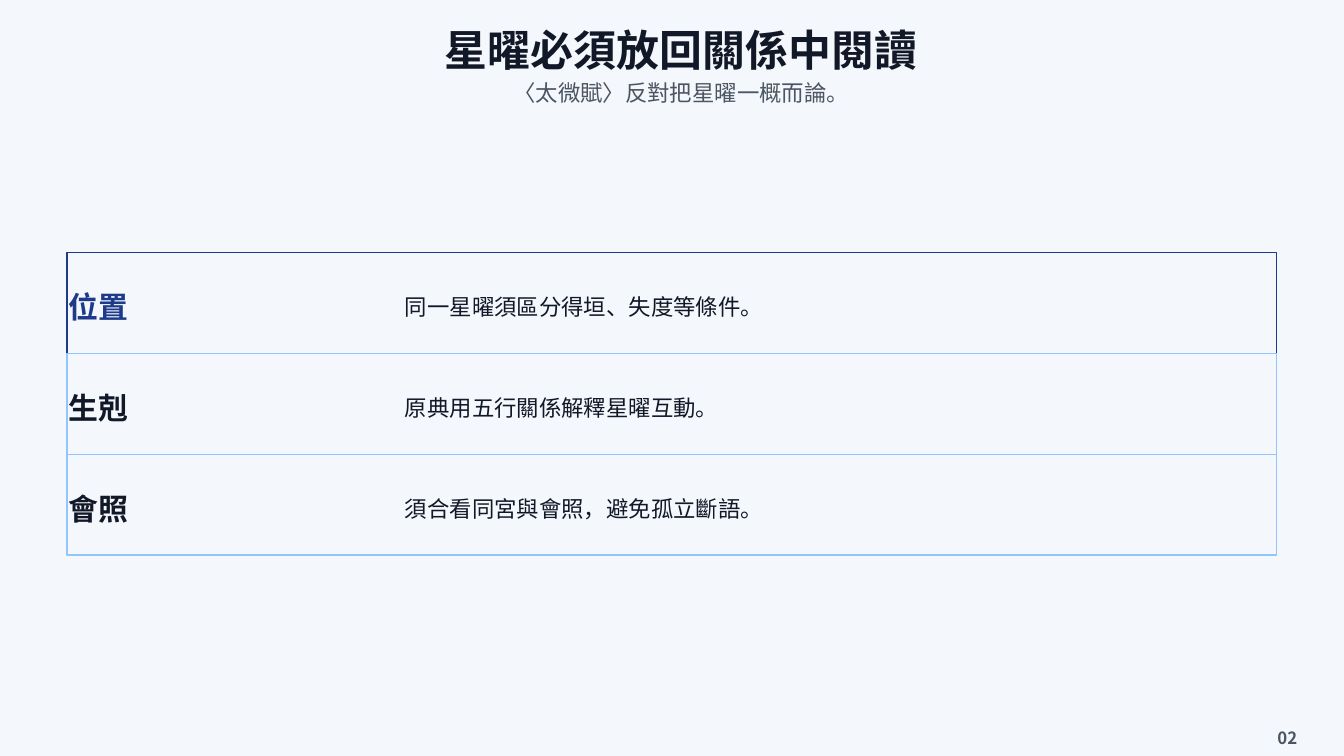
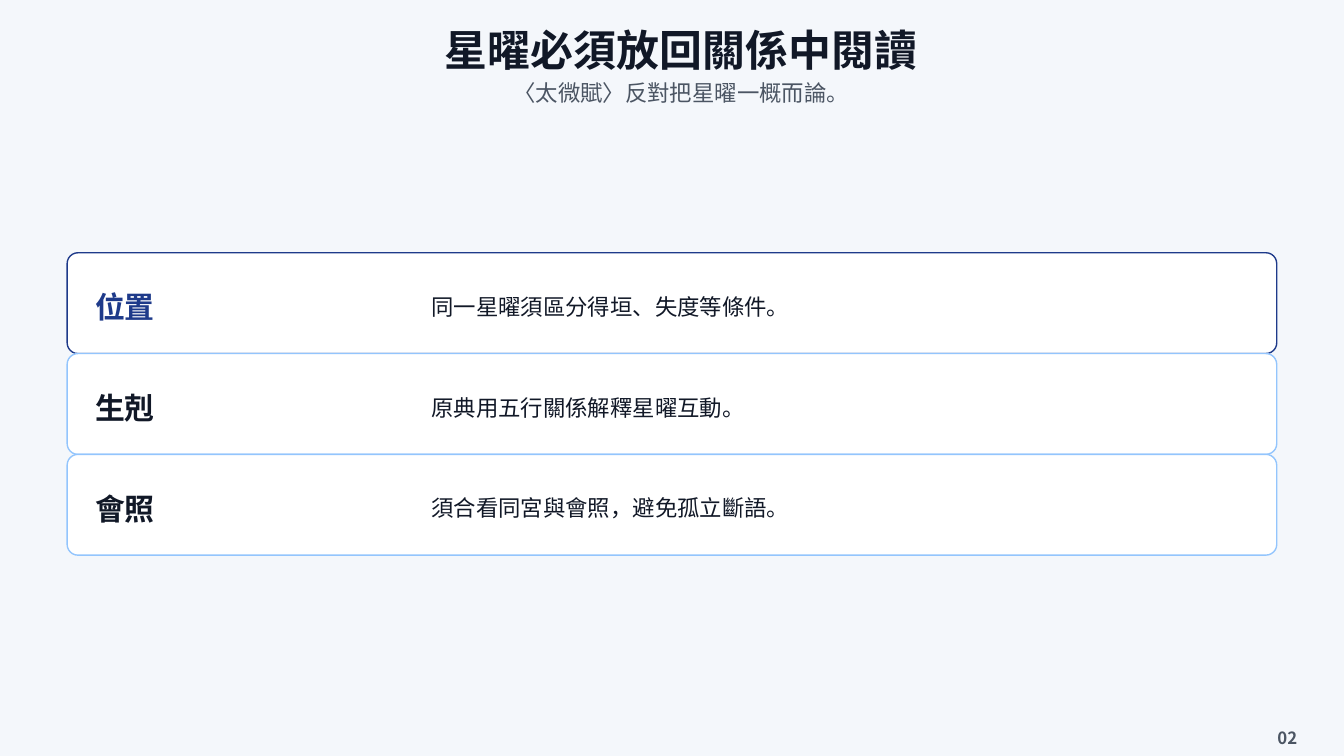
Before and after one commit to estrella123456789/S, a slide deck: slide 3 of exports/ziwei-reading.pptx. Drawn at 1344x756 pixels with LibreOffice and Linux fonts; fonts in the diff are those of the drawing; background and template pictures are left out. Boxes give left, top, right and bottom in pixels: in the first picture for what was removed or moved away, otherwise in the second. Text is boxed around its words. In the diff, an @@ line names an element or a change of style, - is before the commit and + after.

```diff
--- a/exports/ziwei-reading.pptx
+++ b/exports/ziwei-reading.pptx
@@ text "同一星曜須區分得垣、失度等條件。" moved from (x1=405, y1=296, x2=763, y2=317) to (x1=431, y1=296, x2=789, y2=317) @@
@@ text "原典用五行關係解釋星曜互動。" moved from (x1=405, y1=397, x2=718, y2=418) to (x1=431, y1=397, x2=744, y2=418) @@
@@ rectangle to rounded rectangle; fill none to #FFFFFF in 3 elements at (x1=67, y1=253, x2=1277, y2=353), (x1=67, y1=353, x2=1277, y2=454), (x1=67, y1=454, x2=1277, y2=555) @@
@@ 3 texts moved together from (x1=69, y1=292, x2=129, y2=523) to (x1=95, y1=292, x2=155, y2=523) @@
@@ text "須合看同宮與會照，避免孤立斷語。" moved from (x1=405, y1=498, x2=763, y2=519) to (x1=431, y1=497, x2=789, y2=519) @@
```
Also in this commit, not shown: 12 other slides changed, 1 other file.
